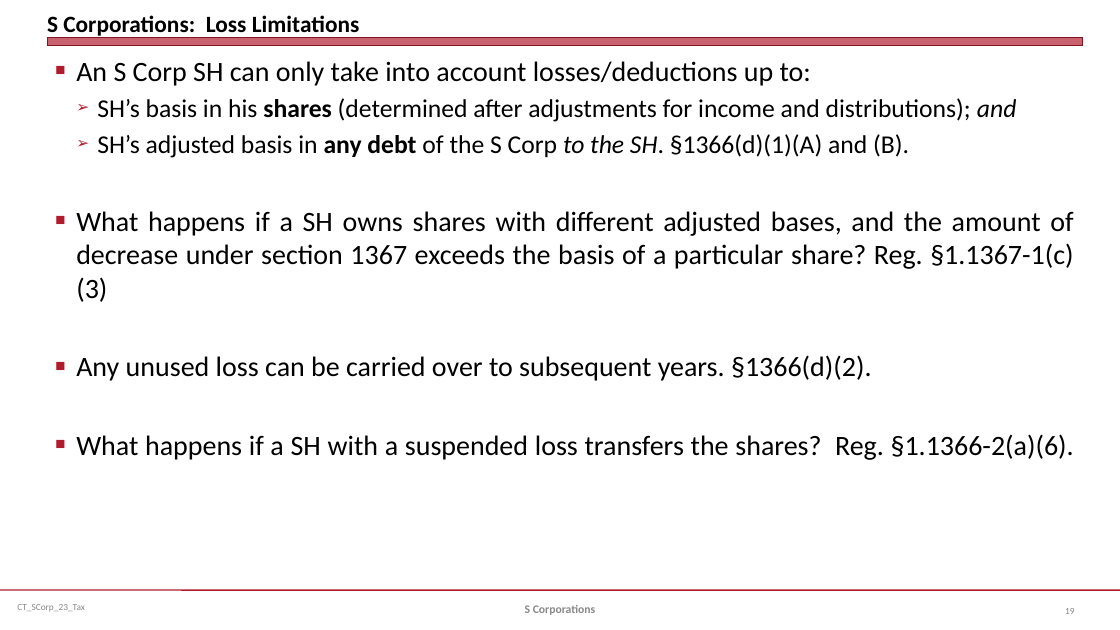
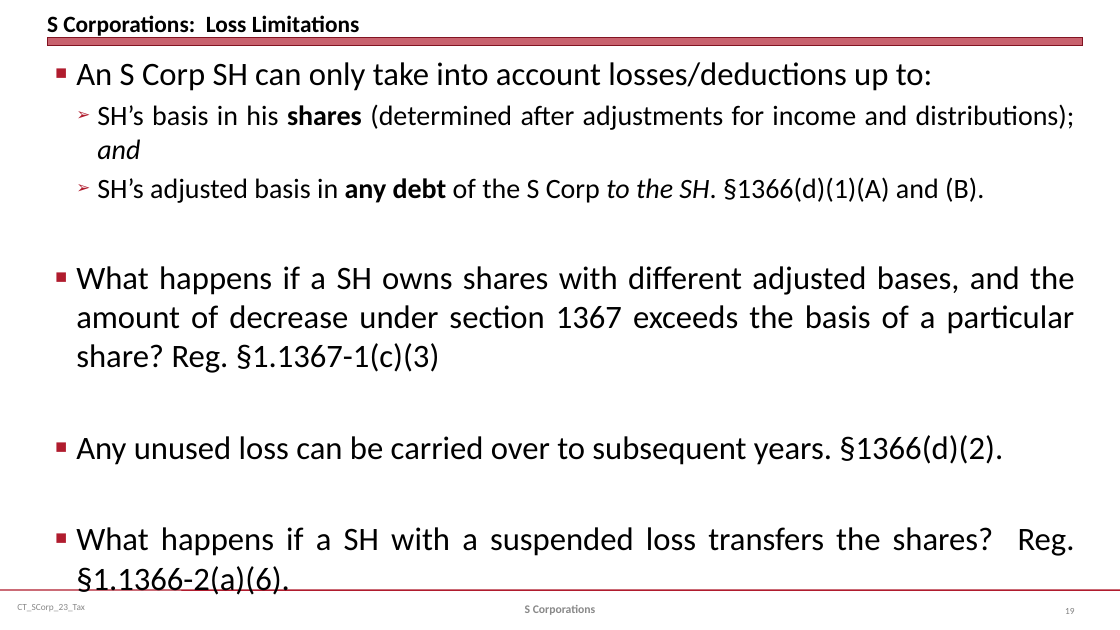
Before and after one commit to jmc877/Corporate-Tax, a slide deck: slide 19 of slides/CT_SCorp_23_Tax.pptx. Drawn at 1120x630 pixels with LibreOffice and Linux fonts; fonts in the diff are those of the drawing. Boxes give left, top, right and bottom in pixels: in the first picture for what was removed or moved away, otherwise in the second. Text is boxed around its words. In the diff, an @@ line names an element or a change of style, - is before the commit and + after.

```diff
--- a/slides/CT_SCorp_23_Tax.pptx
+++ b/slides/CT_SCorp_23_Tax.pptx
@@ text "An S Corp SH can ..." at (76,62,1075,595): size 24 to 28 pt in "An S Corp SH can only take ...", "What happens if a SH owns shares ...", "Any unused loss can be carried over ...", "What happens if a SH with a ..."; size 22 to 24 pt in "SH’s basis in his shares (determined after ...", "SH’s adjusted basis in any debt of ..." @@
```
Also in this commit, not shown: 2 other slides changed, 1 other file.
